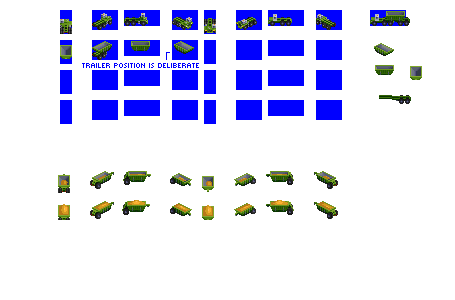
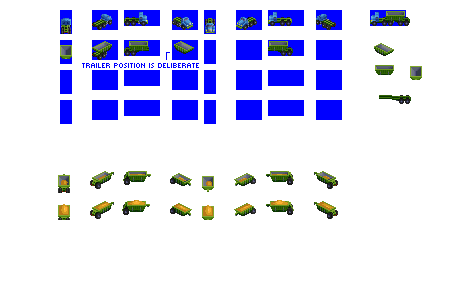
Layer changes from the first 455x300 image to the second:
added layer "Layer 2" above "Layer 4 copy" over <box>61,12,379,33</box>
painted on "Layer 4 copy" over <box>129,41,288,51</box>
painted on "Layer 1" over <box>124,20,379,56</box>
painted on "Layer 0" over <box>60,13,321,34</box>
